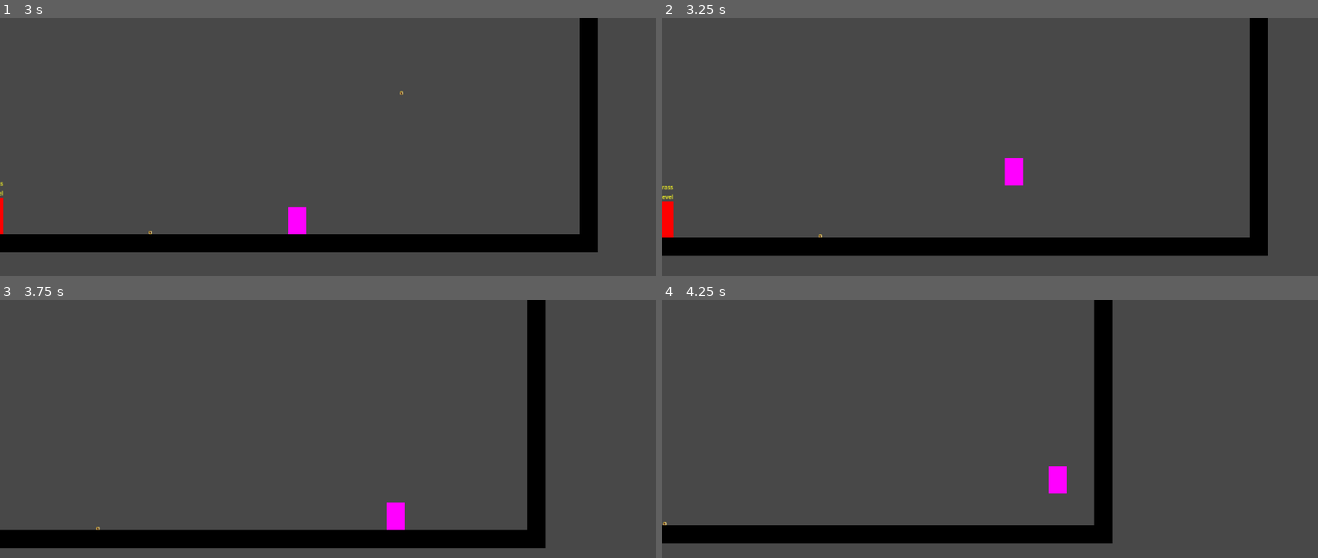
Above: before the commit, frames 1-4 (two rows, left to right).
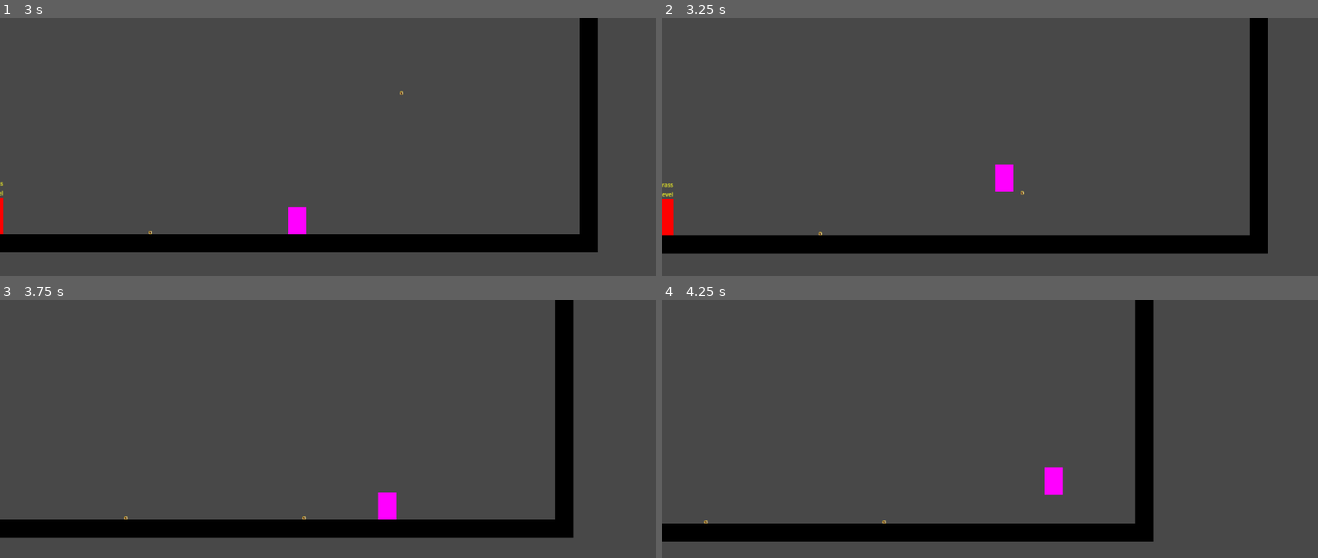
Above: after the commit, the same moments.

Repository: EdwardStanford7/MistbornGame
Game: Godot game, scene res://Levels/main.tscn
The game is run twice, just before and just after one commit, with the same random seed, the same clock (stepped at 60 frames per second) and the same inputs.
Inputs (mouse positions are in pixels of both pictures, inside the frame that each line leads up to):
- Up to frame 1 (3 s): tap Enter (enter_loading_zone) at 0.5 s; move the mouse to (472, 183) at 0.52 s; hold Shift (iron) 0.53-1.28 s; hold D (right) 0.53-2.03 s; tap Space (jump) at 0.77, 1.52 s; tap Ctrl (steel) at 0.8, 1.35 s; move the mouse to (196, 219) at 1.27 s; click (196, 219) at 1.55 s; move the mouse to (393, 121) at 2.02 s; hold A (left) 2.03-2.78 s; click (393, 121) at 2.1 s; tap T (tin) at 2.3, 2.85 s; move the mouse to (295, 275) at 2.77 s; hold D (right) from 2.78 s (still down)
- Up to frame 2 (3.25 s): keep holding D (right); tap Space (jump) at 3.02 s; tap Shift (iron) at 3.05 s
- Up to frame 3 (3.75 s): keep holding D (right); move the mouse to (524, 539) at 3.52 s; hold Ctrl (steel) from 3.53 s (still down); tap B (brass) at 3.6 s
- Up to frame 4 (4.25 s): keep holding D (right); keep holding Ctrl (steel); tap Space (jump) at 3.77 s

Frame 1 is identical in both runs. In frame 2, 2.2% of the frame differs, in the area x 0-93%, y 54-93%; in frame 3, 12%, in the area x 0-88%, y 0-97%; in frame 4, 6.5%.

Commit message:
potentially better foundation to make the rest of everything work?

Diff:
--- a/Characters/player.tscn
+++ b/Characters/player.tscn
@@ -17,7 +17,7 @@
 friction = 0.85
 move_force = 2000
 jump_force = 17500
-pull_push_force = 100000
+pull_push_force = 1000
 mass = 30
 throw_force = 400
 health = 100
--- a/Prefabs/coin.tscn
+++ b/Prefabs/coin.tscn
@@ -6,7 +6,7 @@
 [sub_resource type="CircleShape2D" id="CircleShape2D_rydrl"]
 radius = 3.0
 
-[node name="Coin" type="RigidBody2D" groups=["Metal"]]
+[node name="Coin" type="RigidBody2D" groups=["Coin", "Metal"]]
 collision_layer = 8
 collision_mask = 15
 mass = 0.01
--- a/Prefabs/metal_plate.tscn
+++ b/Prefabs/metal_plate.tscn
@@ -10,6 +10,7 @@
 
 [node name="MetalPlate" type="StaticBody2D" groups=["Metal"]]
 script = ExtResource("1_us400")
+mass = 250.0
 
 [node name="CollisionShape2D" type="CollisionShape2D" parent="."]
 shape = SubResource("RectangleShape2D_p2fnx")
--- a/Scripts/coin.gd
+++ b/Scripts/coin.gd
@@ -3,11 +3,12 @@
 var net_force : Vector2 = Vector2.ZERO
 var previous_linear_velocity : Vector2 = Vector2.ZERO
 var being_affected = false
+var player: CharacterBody2D
 
 func _ready():
 	self.body_entered.connect(on_body_entered)
 
-func _integrate_forces(state):
+func _integrate_forces(state): # Deal with transfering forces back to the player here
 	net_force = Vector2.ZERO
 
 	if state.get_contact_count() > 0:
@@ -16,28 +17,31 @@
 
 	previous_linear_velocity = state.linear_velocity
 
-func pull(player_position: Vector2, pull_strength: float) -> Vector2:
+func pull(player_position: Vector2, pull_strength: float, player_mass: float) -> Vector2:
+	var direction = position.direction_to(player_position)
+	var distance = (position - player_position).length()
+
+	self.apply_force(pull_strength * player_mass * direction / distance)
+	return pull_strength * mass * -direction / distance
+
+func push(player_position: Vector2, push_strength: float, player_mass: float) -> Vector2:
 	var direction = player_position.direction_to(position)
-	var force = pull_strength * direction / (position - player_position).length()
+	var distance = (position - player_position).length()
 
-	if being_affected:
-		force += force.project(force - net_force)
-	being_affected = true
-
-	self.apply_force(-force)
-	return force
-
-func push(player_position: Vector2, push_strength: float) -> Vector2:
-	var direction = position.direction_to(player_position)
-	var force = push_strength * direction / (position - player_position).length()
-
-	if being_affected:
-		force += force.project(force - net_force)
-	being_affected = true
-
-	self.apply_force(-force)
-	return force
+	self.apply_force(push_strength * player_mass * direction / distance)
+	return push_strength * mass * -direction / distance
 
 func on_body_entered(other):
 	if other.is_in_group("Player"):
 		self.queue_free()
+
+func connect_player(player: CharacterBody2D):
+	if being_affected:
+		return
+	player.metal_allomancy_released.connect(allomancy_released)
+	self.player = player
+	being_affected = true
+
+func allomancy_released():
+	player = null
+	being_affected = false
--- a/Scripts/metal_plate.gd
+++ b/Scripts/metal_plate.gd
@@ -1,9 +1,15 @@
 extends StaticBody2D
 
-var mass: float = INF
+@export var mass: float
 
-func pull(player_position: Vector2, pull_strength: float) -> Vector2:
-	return pull_strength * (position - player_position).normalized() / (position - player_position).length()
+func pull(player_position: Vector2, pull_strength: float, _player_mass) -> Vector2:
+	var direction = position.direction_to(player_position)
+	var distance = (position - player_position).length()
 
-func push(player_position: Vector2, push_strength: float) -> Vector2:
-	return push_strength * (player_position - position).normalized() / (position - player_position).length()
+	return pull_strength * mass * -direction / distance
+
+func push(player_position: Vector2, push_strength: float, _player_mass) -> Vector2:
+	var direction = player_position.direction_to(position)
+	var distance = (position - player_position).length()
+
+	return push_strength * mass * -direction / distance
--- a/Scripts/player.gd
+++ b/Scripts/player.gd
@@ -1,6 +1,7 @@
 extends CharacterBody2D
 
 signal enter_loading_zone
+signal metal_allomancy_released
 signal zinc_released
 signal brass_released
 
@@ -132,18 +133,24 @@
 		return
 
 	if Input.is_action_pressed("iron"):
-		force_per_frame += selected_metal.pull(position, pull_push_force)
+		if selected_metal.is_in_group("Coin"):
+			selected_metal.connect_player(self)
+		force_per_frame += selected_metal.pull(position, pull_push_force, mass)
 	if Input.is_action_just_released("iron"):
 		selected_metal = null
+		metal_allomancy_released.emit()
 
 func handle_steel_input():
 	if !selected_metal:
 		return
 
 	if Input.is_action_pressed("steel"):
-		force_per_frame += selected_metal.push(position, pull_push_force)
+		if selected_metal.is_in_group("Coin"):
+			selected_metal.connect_player(self)
+		force_per_frame += selected_metal.push(position, pull_push_force, mass)
 	if Input.is_action_just_released("steel"):
 		selected_metal = null
+		metal_allomancy_released.emit()
 
 func handle_tin_input():
 	if Input.is_action_just_pressed("tin"):
